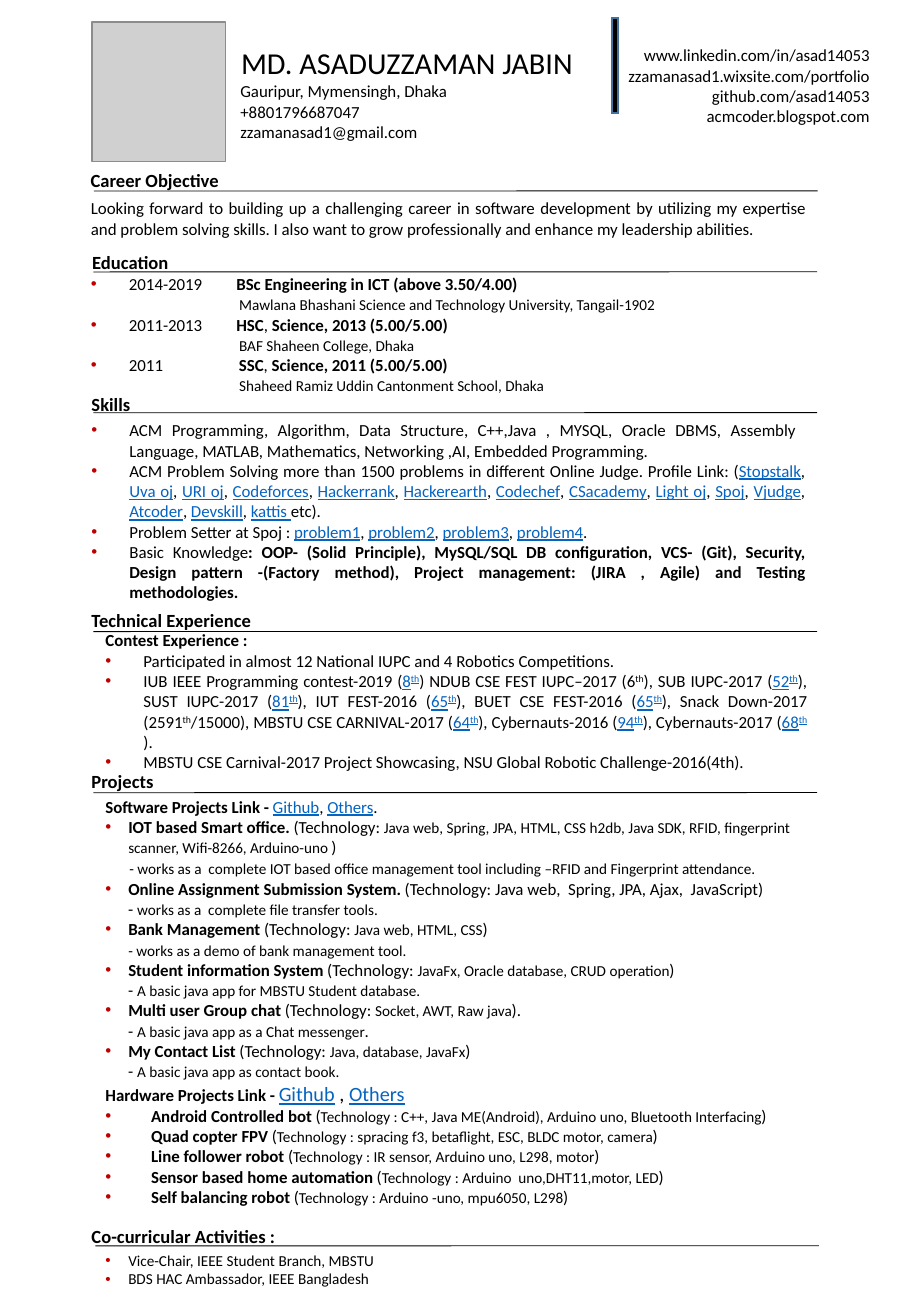
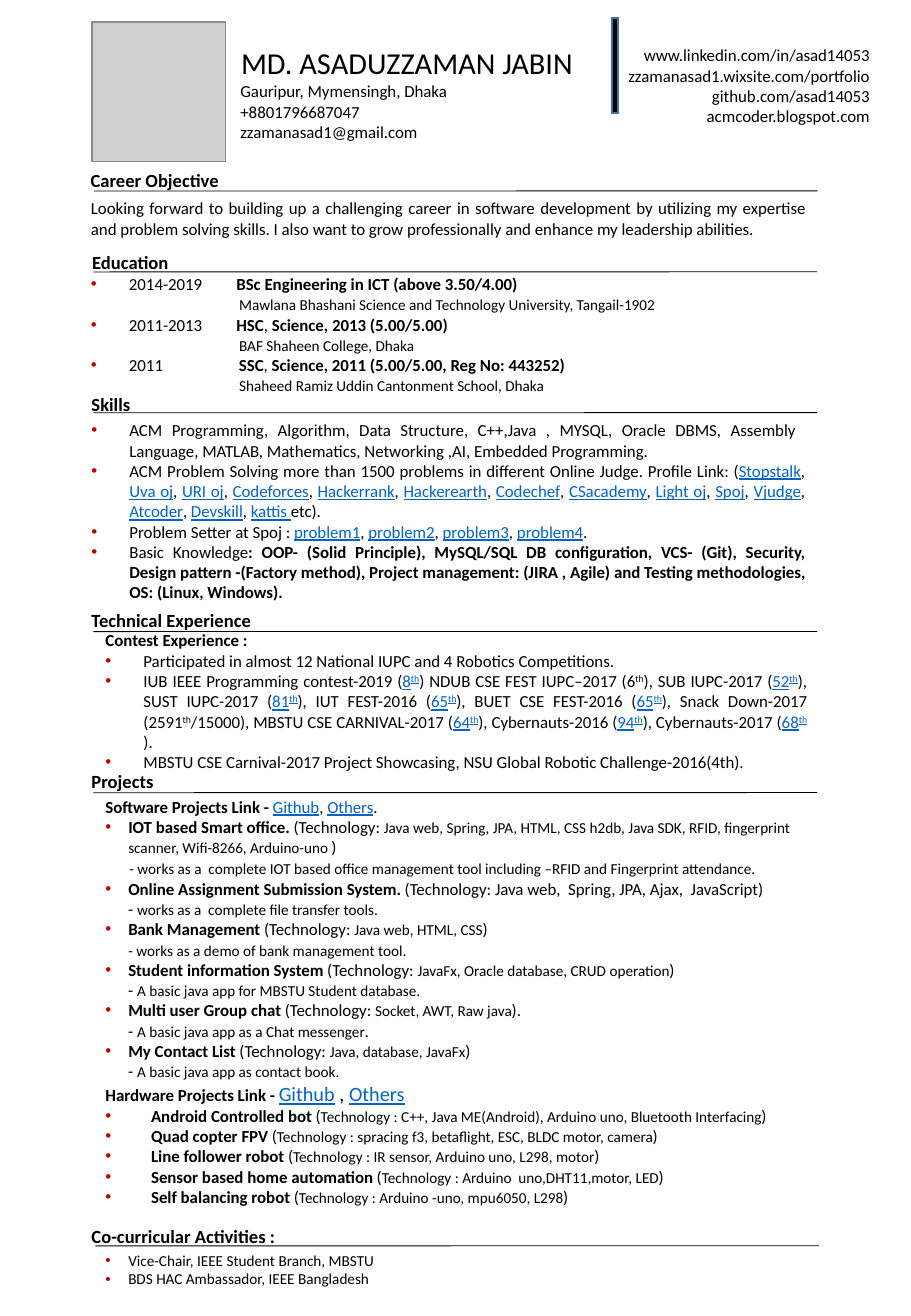
Before and after one commit to asad14053/Miscellaneous, a slide deck: slide 1 of my CV/main cv/asad_cv.pptx. Drawn at 911x1316 pixels with LibreOffice and Linux fonts; fonts in the diff are those of the drawing; grey boxes stand for pictures. Boxes give left, top, right and bottom in pixels: in the first picture for what was removed or moved away, otherwise in the second. Text is boxed around its words. In the diff, an @@ line names an element or a change of style, - is before the commit and + after.

```diff
--- a/my CV/main cv/asad_cv.pptx
+++ b/my CV/main cv/asad_cv.pptx
@@ text at (129,358,565,374): text changed @@
-• 2011 SSC, Science, 2011 (5.00/5.00)
+• 2011 SSC, Science, 2011 (5.00/5.00, Reg No: 443252)
@@ text at (129,545,806,601): text changed @@
-• Basic Knowledge: OOP- (Solid Principle), MySQL/SQL DB configuration, VCS- (Git), Security, Design pattern -(Factory method), Project management: (JIRA , Agile) and Testing methodologies.
+• Basic Knowledge: OOP- (Solid Principle), MySQL/SQL DB configuration, VCS- (Git), Security, Design pattern -(Factory method), Project management: (JIRA , Agile) and Testing methodologies, OS: (Linux, Windows).
```
Also in this commit, not shown: 4 other files.
